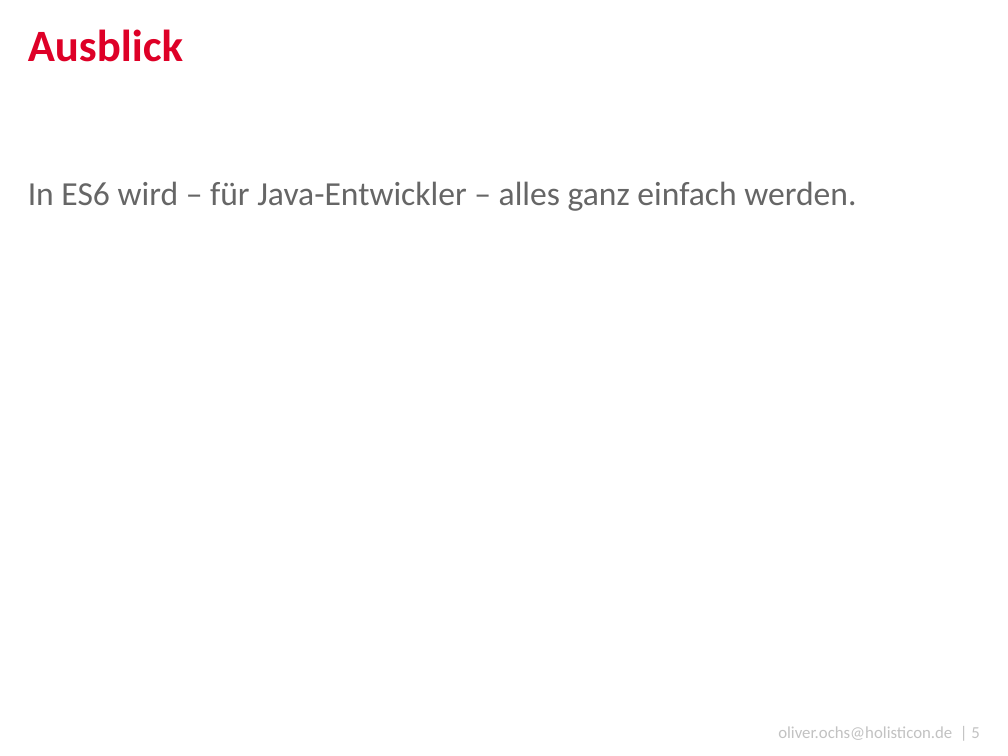
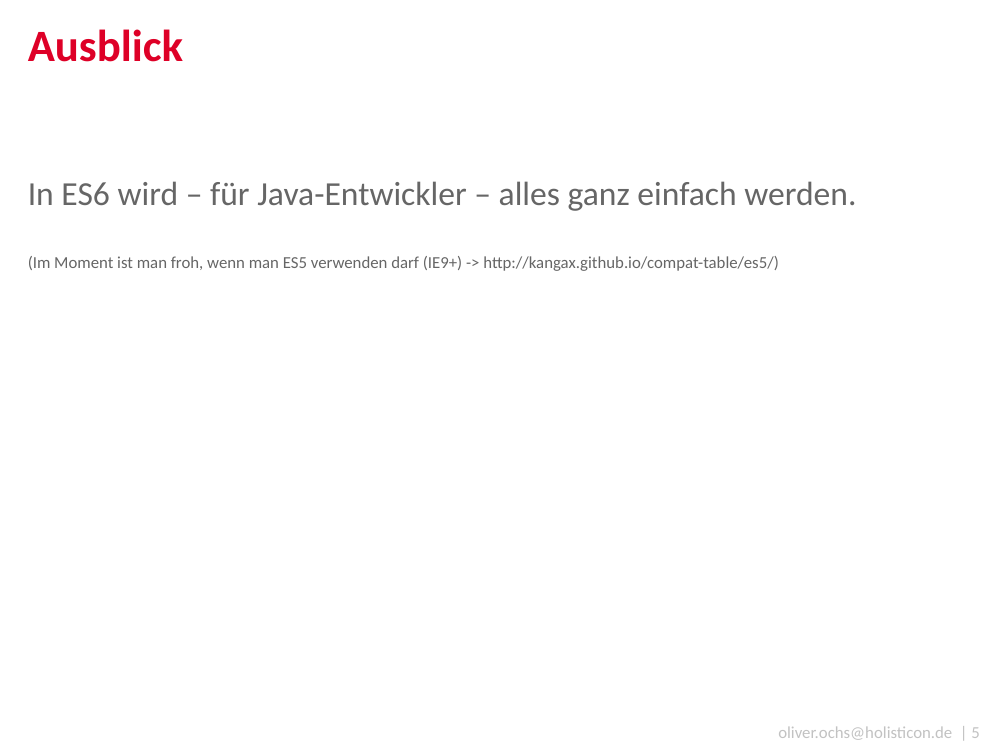
Before and after one commit to simonox/js-workshop, a slide deck: slide 5 of Tag 2.pptx. Drawn at 1008x756 pixels with LibreOffice and Linux fonts; fonts in the diff are those of the drawing; background and template pictures are left out. Boxes give left, top, right and bottom in pixels: in the first picture for what was removed or moved away, otherwise in the second. Text is boxed around its words. In the diff, an @@ line names an element or a change of style, - is before the commit and + after.

```diff
--- a/Tag 2.pptx
+++ b/Tag 2.pptx
@@ text at bbox=[28, 181, 856, 271]: text changed; size 24 to 12 pt @@
-In ES6 wird – für Java-Entwickler – alles ganz einfach werden.
+In ES6 wird – für Java-Entwickler – alles ganz einfach werden.
+(Im Moment ist man froh, wenn man ES5 verwenden darf (IE9+) -> http://kangax.github.io/compat-table/es5/)
```
Also in this commit, not shown: 5 other slides changed, 1 slide added, 14 other files.
